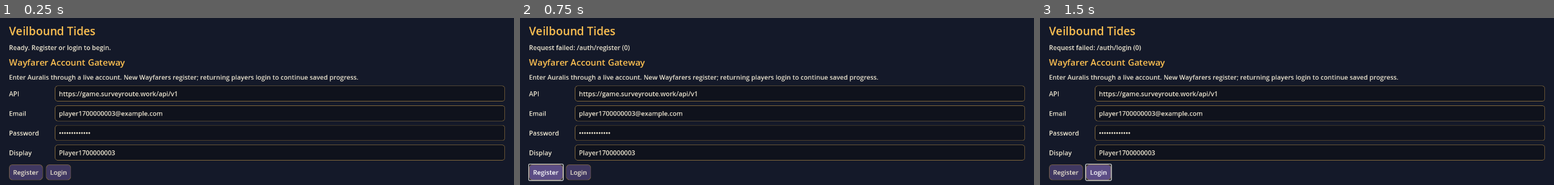
Above: before the commit, frames 1-3 (left to right).
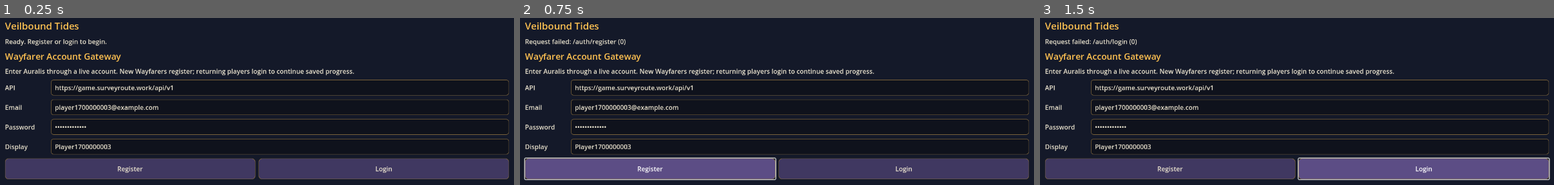
Above: after the commit, the same moments.

Repository: Fineyew/GameTesting
Game: Godot game, scene res://scenes/vertical_slice_client.tscn
Same seed, same stepped clock (60 frames per second), same inputs: the game is played once before the commit and once after it.
Inputs:
- Up to frame 1 (0.25 s): no input
- Up to frame 2 (0.75 s): click "Register" at 0.5 s
- Up to frame 3 (1.5 s): click "Login" at 1.25 s

The runs differ from the first frame. In frame 1, 24% of the frame differs, in the area x 1-99%, y 2-98%; in frame 2, 24%; in frame 3, 24%, in the area x 1-100%, y 2-98%.

Commit message:
Fix Godot mobile world layout
Co-authored-by: Daniel <Fineyew@users.noreply.github.com>

Diff:
--- a/godot_project/scripts/ui/vertical_slice_client.gd
+++ b/godot_project/scripts/ui/vertical_slice_client.gd
@@ -28,7 +28,7 @@
 var root: VBoxContainer
 var auth_screen: VBoxContainer
 var character_screen: VBoxContainer
-var world_screen: HSplitContainer
+var world_screen: VBoxContainer
 var player_marker: MeshInstance3D
 var enemy_marker: MeshInstance3D
 var camera: Camera3D
@@ -77,16 +77,16 @@
 
     root = VBoxContainer.new()
     root.set_anchors_preset(Control.PRESET_FULL_RECT)
-    root.offset_left = 24
-    root.offset_top = 24
-    root.offset_right = -24
-    root.offset_bottom = -24
+    root.offset_left = 14
+    root.offset_top = 14
+    root.offset_right = -14
+    root.offset_bottom = -14
     root.add_theme_constant_override("separation", 10)
     add_child(root)
 
     var title := Label.new()
     title.text = "Veilbound Tides"
-    title.add_theme_font_size_override("font_size", 28)
+    title.add_theme_font_size_override("font_size", 24)
     title.add_theme_color_override("font_color", COLOR_GOLD)
     root.add_child(title)
 
@@ -193,14 +193,16 @@
 
 
 func _build_world_screen() -> void:
-    world_screen = HSplitContainer.new()
+    world_screen = VBoxContainer.new()
     world_screen.size_flags_vertical = Control.SIZE_EXPAND_FILL
+    world_screen.add_theme_constant_override("separation", 8)
     root.add_child(world_screen)
 
     var viewport_container := SubViewportContainer.new()
     viewport_container.stretch = true
     viewport_container.size_flags_horizontal = Control.SIZE_EXPAND_FILL
     viewport_container.size_flags_vertical = Control.SIZE_EXPAND_FILL
+    viewport_container.custom_minimum_size = Vector2(0, 320)
     viewport_container.add_theme_stylebox_override("panel", _style_box(Color(0.05, 0.07, 0.12), 10))
     world_screen.add_child(viewport_container)
 
@@ -209,10 +211,22 @@
     viewport_container.add_child(viewport)
     _build_placeholder_world(viewport)
 
+    var controls_bar := VBoxContainer.new()
+    controls_bar.add_theme_constant_override("separation", 8)
+    world_screen.add_child(controls_bar)
+
+    var top_action_row := HBoxContainer.new()
+    top_action_row.add_theme_constant_override("separation", 8)
+    controls_bar.add_child(top_action_row)
+
     var hud := VBoxContainer.new()
-    hud.custom_minimum_size = Vector2(420, 0)
     hud.add_theme_constant_override("separation", 10)
-    world_screen.add_child(hud)
+
+    var hud_scroll := ScrollContainer.new()
+    hud_scroll.size_flags_vertical = Control.SIZE_EXPAND_FILL
+    hud_scroll.horizontal_scroll_mode = ScrollContainer.SCROLL_MODE_DISABLED
+    hud_scroll.add_child(hud)
+    world_screen.add_child(hud_scroll)
 
     var hud_title := Label.new()
     hud_title.text = "Dawnreef Commons"
@@ -223,7 +237,7 @@
     interaction_label = Label.new()
     interaction_label.autowrap_mode = TextServer.AUTOWRAP_WORD_SMART
     interaction_label.add_theme_color_override("font_color", COLOR_TEXT)
-    hud.add_child(interaction_label)
+    controls_bar.add_child(interaction_label)
 
     character_summary = _rich_panel()
     quest_summary = _rich_panel()
@@ -231,34 +245,36 @@
     event_log = _rich_panel()
     event_log.size_flags_vertical = Control.SIZE_EXPAND_FILL
 
-    hud.add_child(character_summary)
-    hud.add_child(quest_summary)
-    hud.add_child(inventory_summary)
-
     var movement_hint := Label.new()
     movement_hint.text = "Move: WASD, arrow keys, or the on-screen controls."
     movement_hint.autowrap_mode = TextServer.AUTOWRAP_WORD_SMART
     movement_hint.add_theme_color_override("font_color", COLOR_TEXT)
-    hud.add_child(movement_hint)
-
-    hud.add_child(_movement_pad())
+    controls_bar.add_child(movement_hint)
+
+    controls_bar.add_child(_movement_pad())
 
     var action_row := _button_row([
         ["Refresh World", Callable(self, "_on_enter_world_pressed")],
         ["Save", Callable(self, "_on_save_pressed")],
         ["Logout", Callable(self, "_on_logout_pressed")],
     ])
-    hud.add_child(action_row)
+    top_action_row.add_child(action_row)
 
     talk_button = Button.new()
     talk_button.text = "Talk to Mara"
     talk_button.pressed.connect(Callable(self, "_open_dialogue_panel"))
-    hud.add_child(talk_button)
+    _style_button(talk_button)
+    top_action_row.add_child(talk_button)
 
     fight_button = Button.new()
     fight_button.text = "Fight Fog-Thorn"
     fight_button.pressed.connect(Callable(self, "_open_combat_panel"))
-    hud.add_child(fight_button)
+    _style_button(fight_button)
+    top_action_row.add_child(fight_button)
+
+    hud.add_child(character_summary)
+    hud.add_child(quest_summary)
+    hud.add_child(inventory_summary)
 
     dialogue_panel = _panel_box()
     var dialogue_layout := VBoxContainer.new()
@@ -433,6 +449,7 @@
     for button_data in buttons:
         var button := Button.new()
         button.text = button_data[0]
+        button.custom_minimum_size = Vector2(132, 52)
         _style_button(button)
         button.pressed.connect(button_data[1])
         row.add_child(button)
@@ -440,6 +457,7 @@
 
 
 func _style_button(button: Button) -> void:
+    button.size_flags_horizontal = Control.SIZE_EXPAND_FILL
     button.add_theme_stylebox_override("normal", _style_box(COLOR_BUTTON, 8))
     button.add_theme_stylebox_override("hover", _style_box(COLOR_BUTTON_HOVER, 8))
     button.add_theme_stylebox_override("pressed", _style_box(Color(0.18, 0.16, 0.28), 8))
@@ -471,26 +489,20 @@
     return box
 
 
-func _movement_pad() -> GridContainer:
-    var pad := GridContainer.new()
-    pad.columns = 3
-
-    pad.add_child(_pad_spacer())
+func _movement_pad() -> HBoxContainer:
+    var pad := HBoxContainer.new()
+    pad.add_theme_constant_override("separation", 8)
+    pad.add_child(_movement_button("Left", Vector2(-1, 0)))
     pad.add_child(_movement_button("Up", Vector2(0, -1)))
-    pad.add_child(_pad_spacer())
-    pad.add_child(_movement_button("Left", Vector2(-1, 0)))
-    pad.add_child(_pad_spacer())
+    pad.add_child(_movement_button("Down", Vector2(0, 1)))
     pad.add_child(_movement_button("Right", Vector2(1, 0)))
-    pad.add_child(_pad_spacer())
-    pad.add_child(_movement_button("Down", Vector2(0, 1)))
-    pad.add_child(_pad_spacer())
     return pad
 
 
 func _movement_button(label_text: String, direction: Vector2) -> Button:
     var button := Button.new()
     button.text = label_text
-    button.custom_minimum_size = Vector2(84, 42)
+    button.custom_minimum_size = Vector2(112, 54)
     _style_button(button)
     button.button_down.connect(func() -> void:
         touch_move = _clamp_touch_move(touch_move + direction)
@@ -499,12 +511,6 @@
         touch_move = _clamp_touch_move(touch_move - direction)
     )
     return button
-
-
-func _pad_spacer() -> Control:
-    var spacer := Control.new()
-    spacer.custom_minimum_size = Vector2(84, 42)
-    return spacer
 
 
 func _clamp_touch_move(value: Vector2) -> Vector2:
Not shown, changed: README.md
